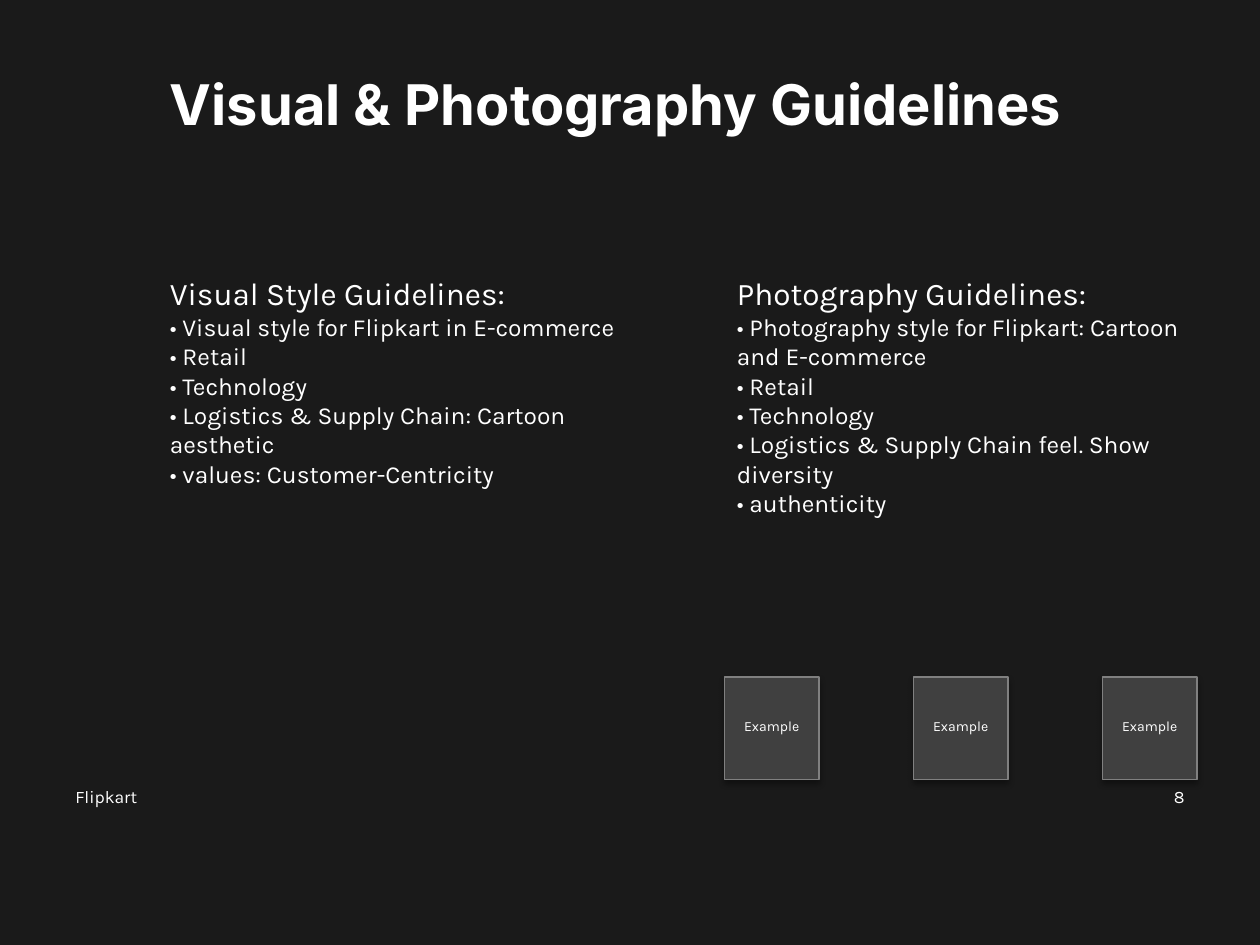
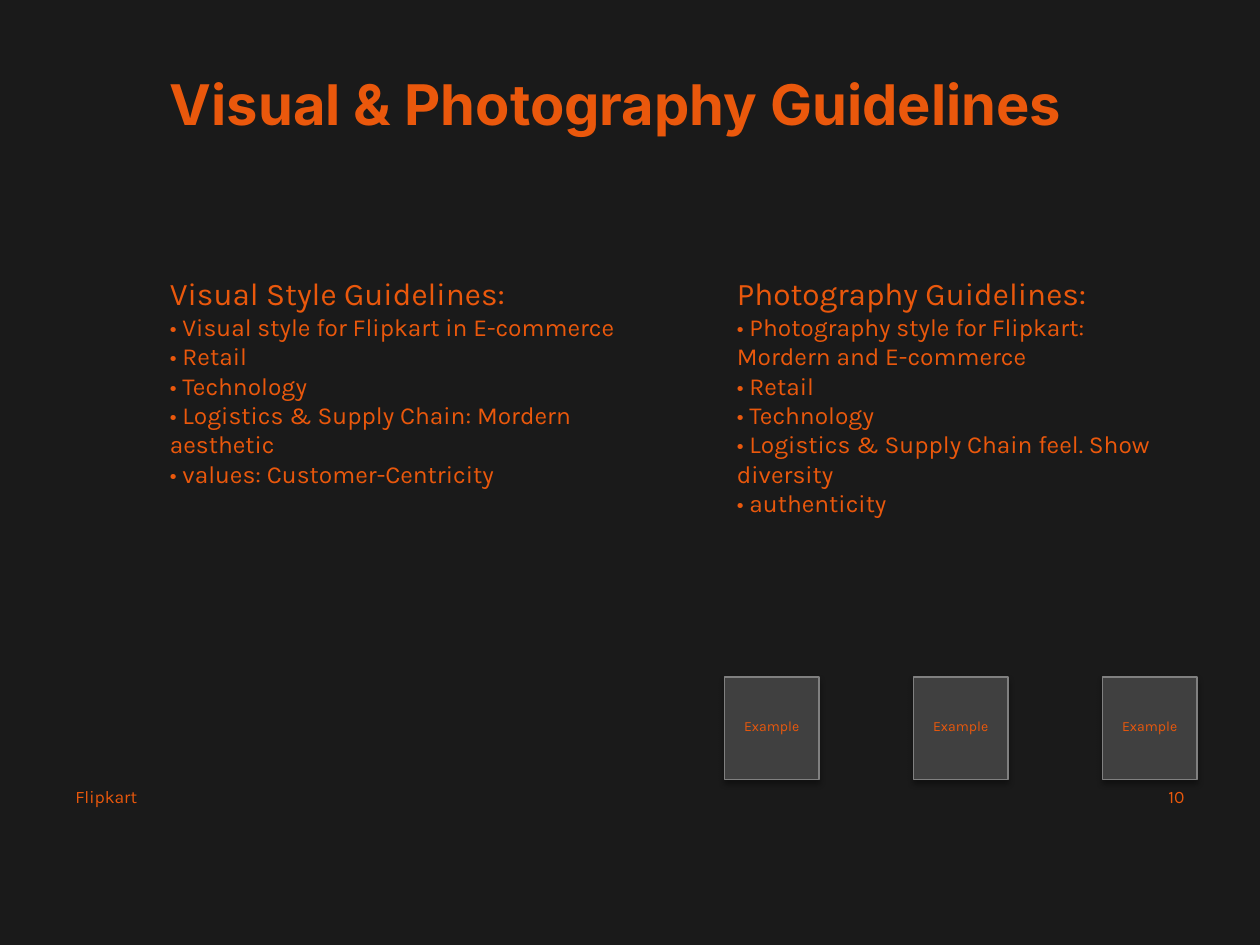
Before and after one commit to md-anas-sabah/brand_book_generator_crewai, a slide deck: slide 10 of output/flipkart/flipkart_enhanced_brand_book.pptx (slide 8 before the commit). Drawn at 1260x945 pixels with LibreOffice and Linux fonts; fonts in the diff are those of the drawing. Boxes give left, top, right and bottom in pixels: in the first picture for what was removed or moved away, otherwise in the second. Text is boxed around its words. In the diff, an @@ line names an element or a change of style, - is before the commit and + after.

```diff
--- a/output/flipkart/flipkart_enhanced_brand_book.pptx
+++ b/output/flipkart/flipkart_enhanced_brand_book.pptx
@@ text at <box>170,283,614,489</box>: text colour #FFFFFF to #EA580C in "Visual Style Guidelines:", "• Visual style for Flipkart in E-commerce", "• Retail", "• Technology" and 1 more places @@
@@ text at <box>737,283,1150,518</box>: text colour #FFFFFF to #EA580C in "Photography Guidelines:", "• Retail", "• Technology", "• Logistics & Supply Chain feel. Show ..." and 1 more places @@
@@ text at <box>737,319,1084,366</box>: text changed; text colour #FFFFFF to #EA580C @@
-• Photography style for Flipkart: Cartoon and E-commerce
+• Photography style for Flipkart: Mordern and E-commerce
@@ text at <box>170,407,571,454</box>: text changed; text colour #FFFFFF to #EA580C @@
-• Logistics & Supply Chain: Cartoon aesthetic
+• Logistics & Supply Chain: Mordern aesthetic
@@ text colour #FFFFFF to #EA580C in 5 elements at <box>170,82,1062,137</box>, <box>744,721,799,735</box>, <box>933,721,988,735</box>, <box>1122,721,1177,735</box>, <box>75,791,137,807</box> @@
@@ text at <box>1168,792,1184,803</box>: text changed; text colour #FFFFFF to #EA580C @@
-8
+10
```
Also in this commit, not shown: 7 other slides changed, 2 slides added, 16 slides removed, 45 other files.
